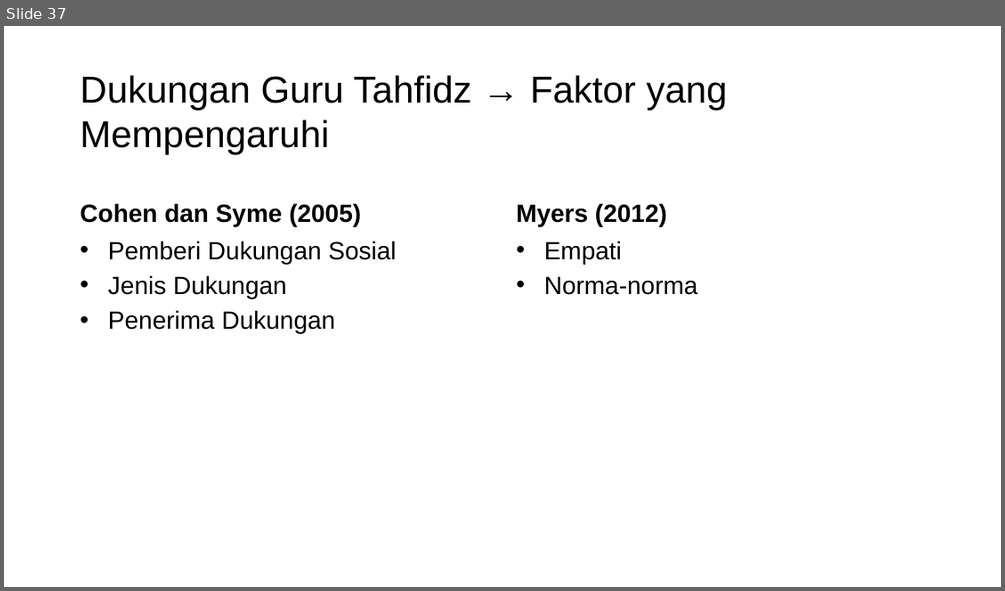
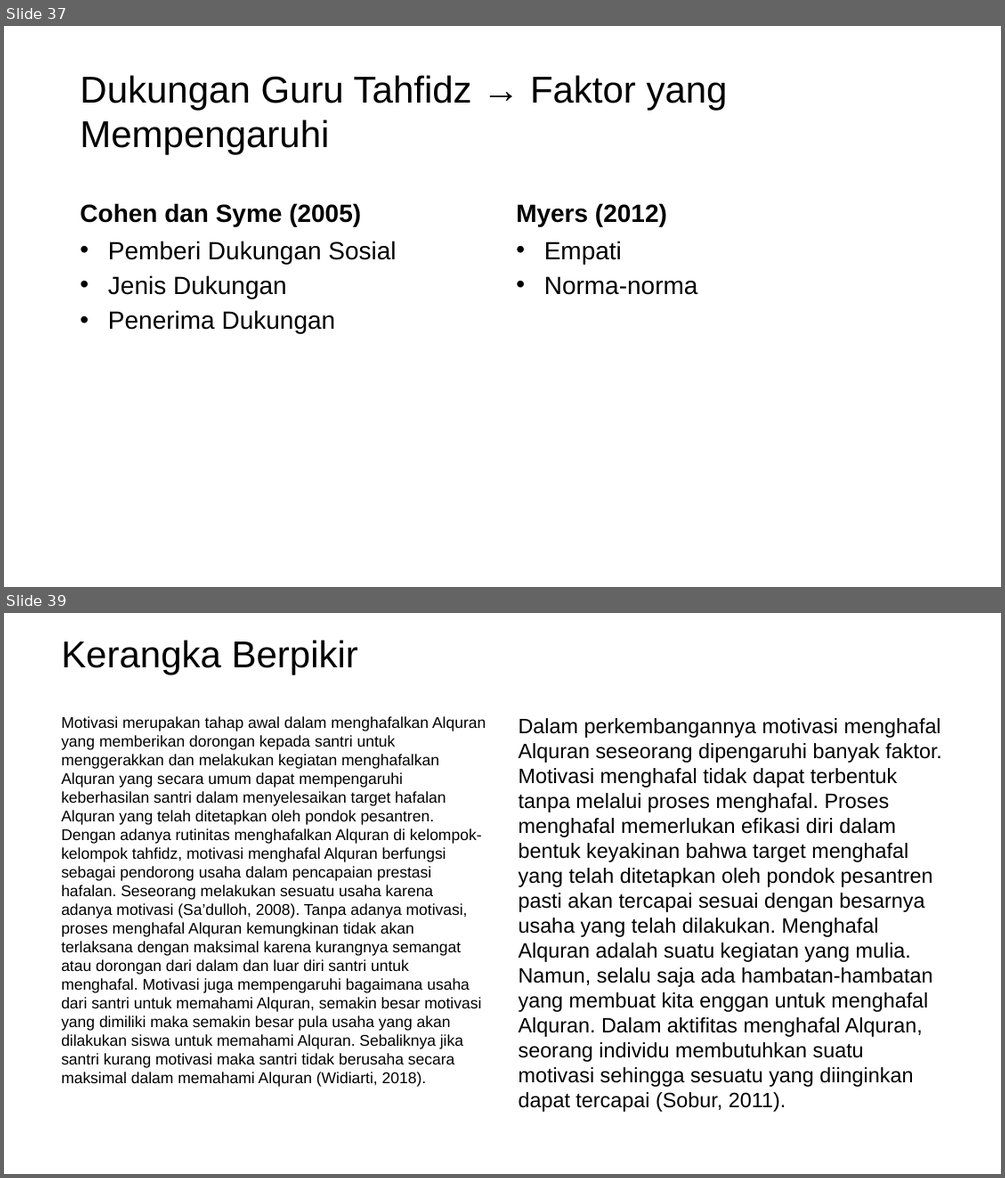
Before and after one commit to mzaini30/skripsi, a slide deck: seminar proposal.pptx. Shown one above the other, each under a label of ours: slide 37 before the commit, slides 37 and 39 after it; the slides between them are not shown. The pictures are 1005x591 and 1005x1178 pixels, drawn with LibreOffice and Linux fonts; fonts in the diff are those of the drawing; background and template pictures are left out. Boxes give left, top, right and bottom in pixels: in the first picture for what was removed or moved away, otherwise in the second. Text is boxed around its words. In the diff, an @@ line names an element or a change of style, - is before the commit and + after.

```diff
--- a/seminar proposal.pptx
+++ b/seminar proposal.pptx
@@ slide 39 added at (4,613,1001,1174), background picture (left out) @@
@@ title added at (61,640,358,674), 36 pt, text #000000 @@
+Kerangka Berpikir
@@ text added at (61,716,485,1086), 15 pt, text #000000 @@
+Motivasi merupakan tahap awal dalam menghafalkan Alquran yang memberikan dorongan kepada santri untuk menggerakkan dan melakukan kegiatan menghafalkan Alquran yang secara umum dapat mempengaruhi keberhasilan santri dalam menyelesaikan target hafalan Alquran yang telah ditetapkan oleh pondok pesantren. Dengan adanya rutinitas menghafalkan Alquran di kelompok-kelompok tahfidz, motivasi menghafal Alquran berfungsi sebagai pendorong usaha dalam pencapaian prestasi hafalan. Seseorang melakukan sesuatu usaha karena adanya motivasi (Sa’dulloh, 2008). Tanpa adanya motivasi, proses menghafal Alquran kemungkinan tidak akan terlaksana dengan maksimal karena kurangnya semangat atau dorongan dari dalam dan luar diri santri untuk menghafal. Motivasi juga mempengaruhi bagaimana usaha dari santri untuk memahami Alquran, semakin besar motivasi yang dimiliki maka semakin besar pula usaha yang akan dilakukan siswa untuk memahami Alquran. Sebaliknya jika santri kurang motivasi maka santri tidak berusaha secara maksimal dalam memahami Alquran (Widiarti, 2018).
@@ text added at (518,718,942,1111), 20 pt, text #000000 @@
+Dalam perkembangannya motivasi menghafal Alquran seseorang dipengaruhi banyak faktor. Motivasi menghafal tidak dapat terbentuk tanpa melalui proses menghafal. Proses menghafal memerlukan efikasi diri dalam bentuk keyakinan bahwa target menghafal yang telah ditetapkan oleh pondok pesantren pasti akan tercapai sesuai dengan besarnya usaha yang telah dilakukan. Menghafal Alquran adalah suatu kegiatan yang mulia. Namun, selalu saja ada hambatan-hambatan yang membuat kita enggan untuk menghafal Alquran. Dalam aktifitas menghafal Alquran, seorang individu membutuhkan suatu motivasi sehingga sesuatu yang diinginkan dapat tercapai (Sobur, 2011).
```
Also in this commit, not shown: 1 other slide added, 2 other files.
